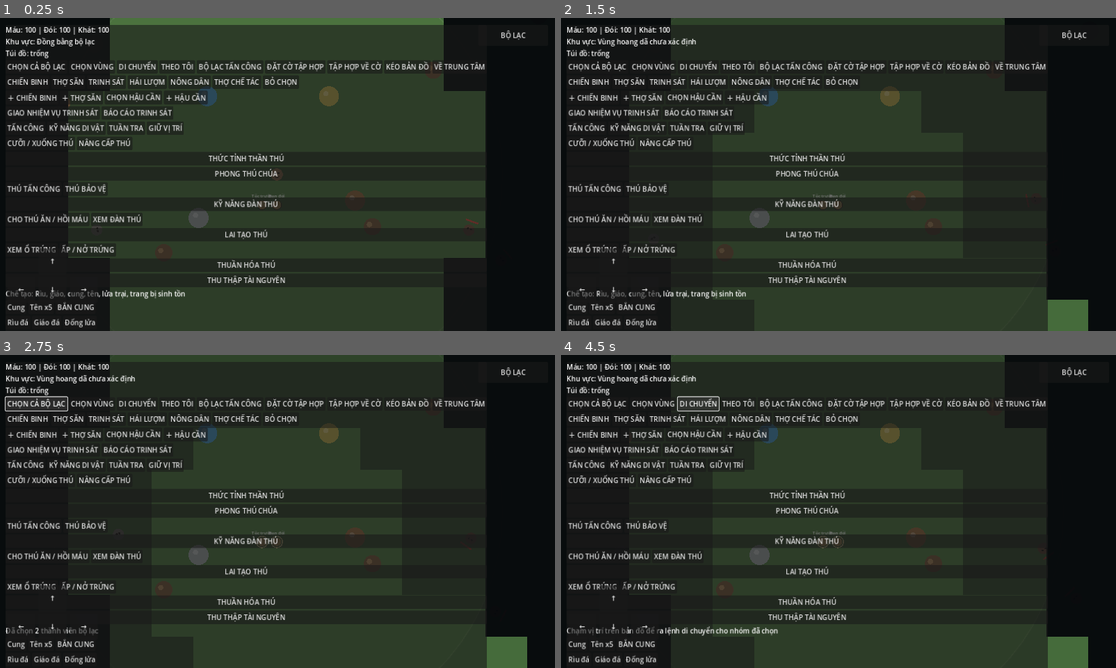
Above: before the commit, frames 1-4 (two rows, left to right).
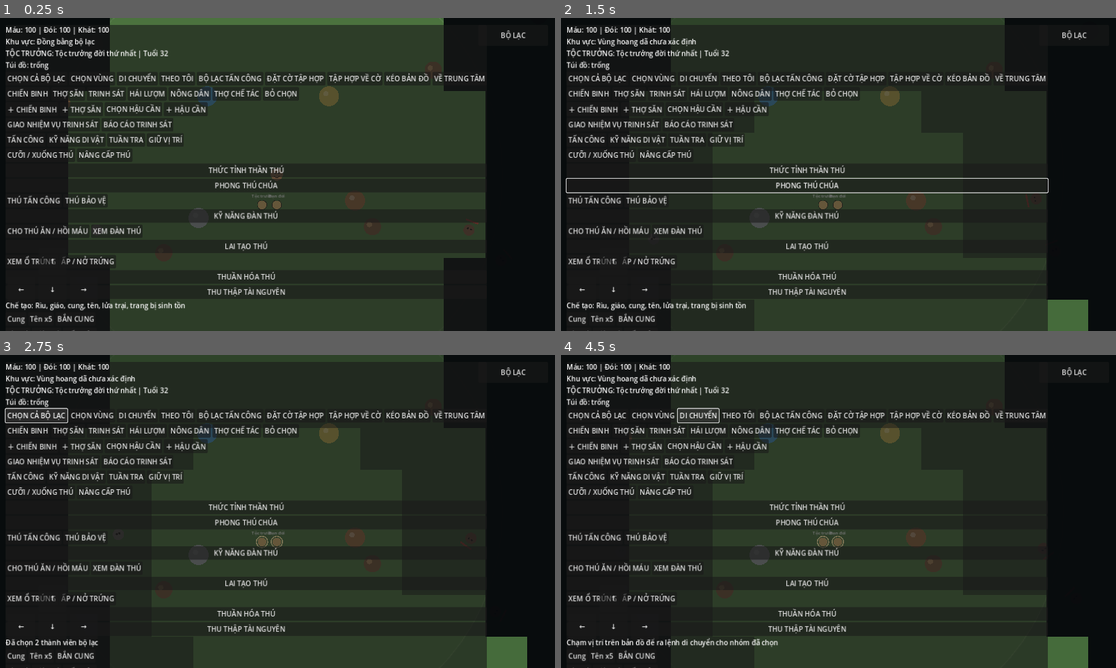
Above: after the commit, the same moments.

Repository: khanhhkt8-hub/Bo-Lac-Tien-Su.
Game: Godot game, scene res://Scenes/Main.tscn
Two runs of this game, one before a commit and one after it. Both use one fixed random seed, a clock stepped at 60 frames per second and the inputs below.
Inputs (mouse positions are in pixels of both pictures, inside the frame that each line leads up to):
- Up to frame 1 (0.25 s): no input
- Up to frame 2 (1.5 s): move the mouse to (960, 158) at 0.52 s; hold Right (ui_right) 0.53-1.25 s; click (960, 158) at 0.67 s; drag from (727, 190) to (916, 199) at 1.27 s
- Up to frame 3 (2.75 s): click "CHỌN CẢ BỘ LẠC" at 2 s
- Up to frame 4 (4.5 s): click "CHỌN VÙNG" at 2.75 s; click "THOÁT CHỌN VÙNG" at 3.5 s; click "DI CHUYỂN" at 4.25 s

The runs differ from the first frame. In frame 1, 10% of the frame differs, in the area x 1-88%, y 9-100%; in frame 2, 11%, in the area x 0-88%, y 9-100%; in frame 3, 9.8%; in frame 4, 10%.

Commit message:
Show current tribal chief and succession on HUD

Diff:
--- a/Scripts/UI/SurvivalHUD.gd
+++ b/Scripts/UI/SurvivalHUD.gd
@@ -11,6 +11,7 @@
 var _crafting: CraftingSystem
 var _tribe_panel: PanelContainer
 var _region_label: Label
+var _leader_label: Label
 var _tribe_control: Node
 var _rts_camera: Camera2D
 var _camera_drag_active := false
@@ -32,6 +33,13 @@
 	_region_label.text = "Khu vực: Đồng bằng bộ lạc"
 	_region_label.autowrap_mode = TextServer.AUTOWRAP_WORD
 	column.add_child(_region_label)
+	_leader_label = Label.new()
+	_leader_label.text = "Tộc trưởng: đang cập nhật..."
+	column.add_child(_leader_label)
+	if TribePopulation != null:
+		if not TribePopulation.leader_changed.is_connected(_on_tribe_leader_changed):
+			TribePopulation.leader_changed.connect(_on_tribe_leader_changed)
+		_refresh_leader_label()
 	_inventory_label = Label.new()
 	_inventory_label.text = "Túi đồ: trống"
 	column.add_child(_inventory_label)
@@ -249,6 +257,23 @@
 			_inventory.inventory_changed.connect(_on_inventory_changed)
 			_on_inventory_changed(_inventory.items)
 
+func _refresh_leader_label() -> void:
+	if _leader_label == null or TribePopulation == null:
+		return
+	var leader: Dictionary = TribePopulation.get_leader()
+	if leader.is_empty():
+		_leader_label.text = "Tộc trưởng: chưa có người kế nhiệm"
+		return
+	_leader_label.text = "TỘC TRƯỞNG: %s | Tuổi %d" % [str(leader.get("name", "Ẩn danh")), int(leader.get("age", 0))]
+
+func _on_tribe_leader_changed(_old_leader: Dictionary, new_leader: Dictionary) -> void:
+	_refresh_leader_label()
+	if _craft_status != null:
+		if new_leader.is_empty():
+			_craft_status.text = "Bộ lạc chưa tìm được người kế nhiệm tộc trưởng!"
+		else:
+			_craft_status.text = "%s đã được chọn làm tộc trưởng mới." % str(new_leader.get("name", "Người kế nhiệm"))
+
 func _create_mobile_movement_pad() -> void:
 	_add_move_button("↑", "ui_up", Vector2(92, -190))
 	_add_move_button("←", "ui_left", Vector2(20, -125))
